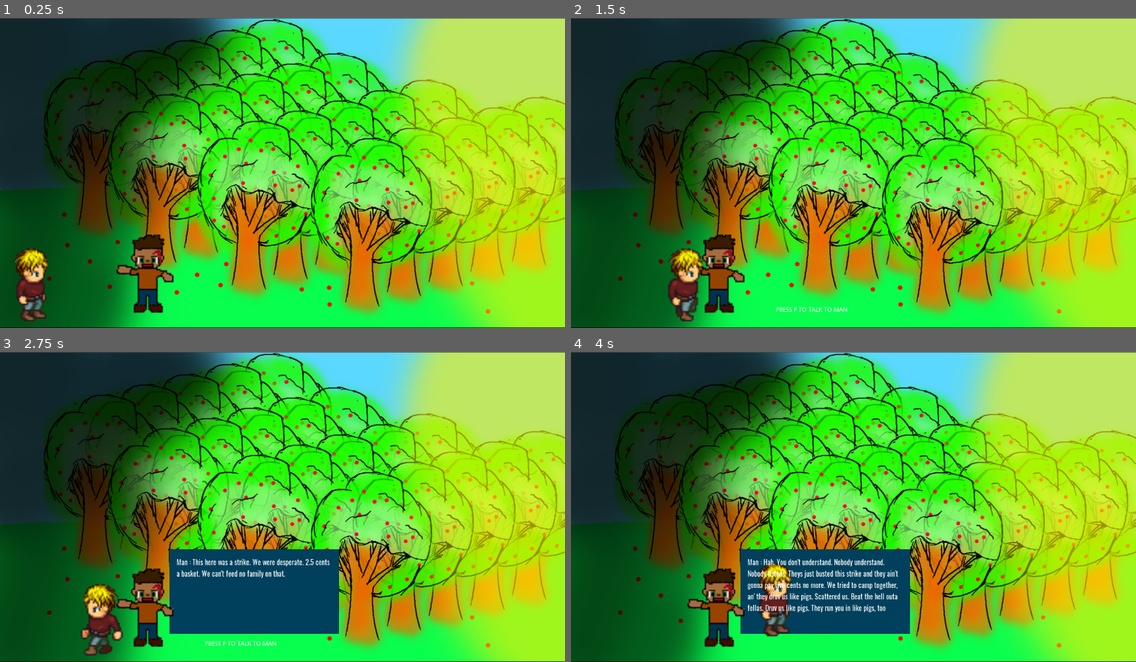
Above: before the commit, frames 1-4 (two rows, left to right).
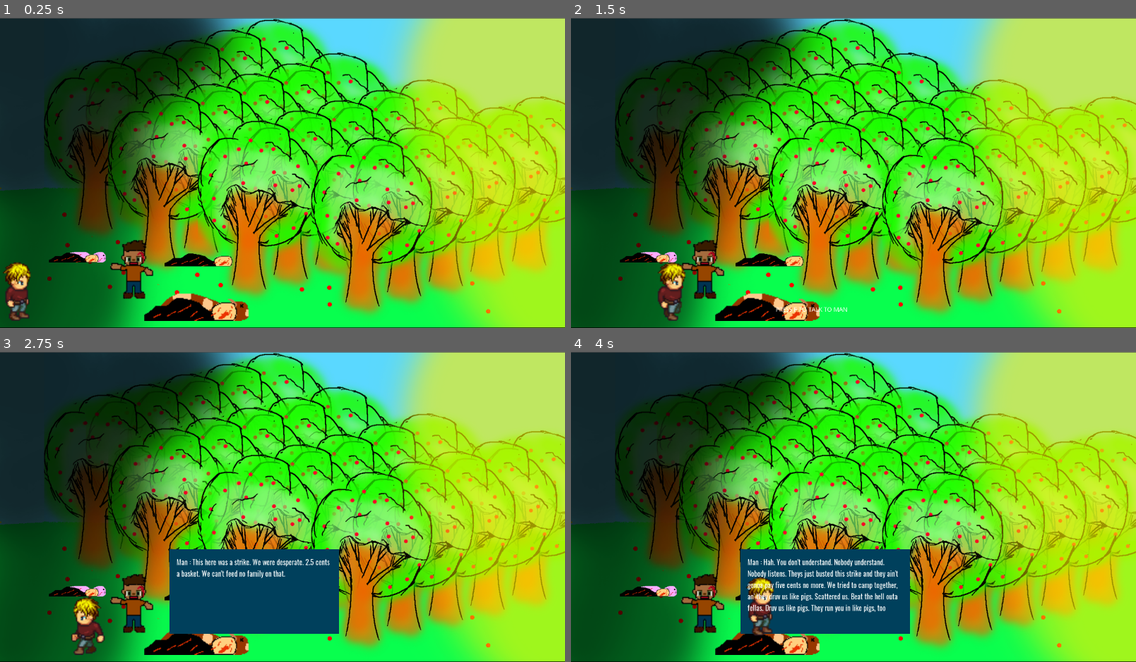
Above: after the commit, the same moments.

Repository: tonyjiang02/WhatHappenedHereBad
Game: Godot game, scene res://OrchardScene.tscn
The game is run twice, just before and just after one commit, with the same random seed, the same clock (stepped at 60 frames per second) and the same inputs. The project has no main scene, so this scene is started directly.
Inputs:
- Up to frame 1 (0.25 s): no input
- Up to frame 2 (1.5 s): tap Enter at 0.5 s; hold F 0.53-1.28 s; hold Right (ui_right) from 0.53 s (still down); tap Up (ui_up) at 0.77 s; tap F at 1.35 s
- Up to frame 3 (2.75 s): tap Up (ui_up) at 1.52 s; tap F at 2, 2.3 s; release Right (ui_right) at 2.03 s; hold Left (ui_left) from 2.03 s (still down); hold C from 2.03 s (still down)
- Up to frame 4 (4 s): tap F at 2.75, 2.85, 3.5 s; release Left (ui_left) at 2.78 s; release C at 2.78 s; hold Right (ui_right) from 2.78 s (still down); tap Up (ui_up) at 3.02, 3.77 s; hold F from 3.53 s (still down)

The runs differ from the first frame. In frame 1, 6.5% of the frame differs, in the area x 0-87%, y 0-98%; in frame 2, 6.3%; in frame 3, 5.7%; in frame 4, 5.7%.

Commit message:
stuff

Diff:
--- a/DustBowlScene.gd
+++ b/DustBowlScene.gd
@@ -24,6 +24,8 @@
 func _process(delta):
 	_get_Message()
 	global.pos1 = $Player.position
+	if $Player.position.distance_to($Position2D.position)<50:
+		get_tree().change_scene("res://OrchardScene.tscn")
 func _input(e):
 	if acceptInput:
 		if Input.is_key_pressed(KEY_F):
--- a/DustBowlScene.tscn
+++ b/DustBowlScene.tscn
@@ -12,7 +12,6 @@
 font_data = ExtResource( 7 )
 
 [node name="MainScene" type="Node2D"]
-position = Vector2( 2, 0 )
 script = ExtResource( 1 )
 
 [node name="background" type="Sprite" parent="."]
@@ -27,10 +26,11 @@
 [node name="TileMap" type="TileMap" parent="."]
 tile_set = ExtResource( 3 )
 format = 1
-tile_data = PoolIntArray( 720894, 1, 0, 720895, 1, 0, 655360, 0, 0 …(296 unchanged characters)…
+tile_data = PoolIntArray( 20, 12, 0, 65556, 12, 0, 131092, 12, 0, 196628, 12, 0, 262164, 12, 0, 327700, 12, 0, 393236, 12, 0, 458772, 12, 0, 524308, 12, 0, 589844, 12, 0, 720894, 1, 0, 720895, 1, 0, 655360, 0, 0 …(296 unchanged characters)…
 
 [node name="DustBowlHouse" parent="." instance=ExtResource( 4 )]
-position = Vector2( 744.656, 565.38 )
+position = Vector2( 734.921, 548.831 )
+scale = Vector2( 1.3, 1.3 )
 
 [node name="Player" parent="." instance=ExtResource( 5 )]
 position = Vector2( 118.742, 580.764 )
@@ -52,6 +52,9 @@
 margin_bottom = 344.0
 custom_fonts/normal_font = SubResource( 1 )
 
+[node name="Position2D" type="Position2D" parent="."]
+position = Vector2( 1292.65, 574.655 )
+
 [node name="Timer" type="Timer" parent="."]
 wait_time = 0.3
 one_shot = true
--- /dev/null
+++ b/FireScene.gd
@@ -0,0 +1,14 @@
+extends Node2D
+
+# Declare member variables here. Examples:
+# var a = 2
+# var b = "text"
+
+# Called when the node enters the scene tree for the first time.
+func _ready():
+	pass # Replace with function body.
+func process(delta):
+
+# Called every frame. 'delta' is the elapsed time since the previous frame.
+#func _process(delta):
+#	pass
--- /dev/null
+++ b/FireScene.tscn
@@ -0,0 +1,26 @@
+[gd_scene load_steps=5 format=2]
+
+[ext_resource path="res://FireScene.gd" type="Script" id=1]
+[ext_resource path="res://GroundTileset.tres" type="TileSet" id=2]
+[ext_resource path="res://sprites/other sprites/firescene.png" type="Texture" id=3]
+[ext_resource path="res://Player.tscn" type="PackedScene" id=4]
+
+[node name="Node2D" type="Node2D"]
+position = Vector2( -18.5039, 37.9844 )
+script = ExtResource( 1 )
+
+[node name="TileMap" type="TileMap" parent="."]
+position = Vector2( 0, -1.52588e-005 )
+tile_set = ExtResource( 2 )
+format = 1
+tile_data = PoolIntArray( 655360, 12, 0, 655361, 12, 0, 655362, 12, 0, 655363, 12, 0, 655364, 12, 0, 655365, 12, 0, 655366, 12, 0, 655367, 12, 0, 655368, 12, 0, 655369, 12, 0, 655370, 12, 0, 655371, 12, 0, 655372, 12, 0, 655373, 12, 0, 655374, 12, 0, 655375, 12, 0, 655376, 12, 0, 655377, 12, 0, 655378, 12, 0, 655379, 12, 0, 655380, 12, 0 )
+
+[node name="firescene" type="Sprite" parent="."]
+position = Vector2( 656, 320 )
+texture = ExtResource( 3 )
+
+[node name="Position2D" type="Position2D" parent="."]
+position = Vector2( 1309.2, 547.74 )
+
+[node name="Player" parent="." instance=ExtResource( 4 )]
+position = Vector2( 69.8457, 564.037 )
--- a/InsideMuleyGravesHouse.tscn
+++ b/InsideMuleyGravesHouse.tscn
@@ -1,9 +1,10 @@
-[gd_scene load_steps=5 format=2]
+[gd_scene load_steps=6 format=2]
 
 [ext_resource path="res://InsideMuleyGravesHouse.gd" type="Script" id=1]
 [ext_resource path="res://GroundTileset.tres" type="TileSet" id=2]
-[ext_resource path="res://sprites/other sprites/muley graves artwork.png" type="Texture" id=3]
-[ext_resource path="res://Player.tscn" type="PackedScene" id=4]
+[ext_resource path="res://sprites/other sprites/chair.png" type="Texture" id=3]
+[ext_resource path="res://sprites/other sprites/muley graves artwork.png" type="Texture" id=4]
+[ext_resource path="res://Player.tscn" type="PackedScene" id=5]
 
 [node name="Node2D" type="Node2D"]
 script = ExtResource( 1 )
@@ -13,9 +14,14 @@
 format = 1
 tile_data = PoolIntArray( 0, 8, 0, 1, 8, 0, 2, 8, 0, 3, 8, 0, 4, 8, 0, 5, 8, 0, 6, 8, 0, 7, 8, 0, 8, 8, 0, 9, 8, 0, 10, …(2963 unchanged characters)…
 
+[node name="chair" type="Sprite" parent="."]
+position = Vector2( 931.041, 441.42 )
+scale = Vector2( 2.22687, 2.22687 )
+texture = ExtResource( 3 )
+
 [node name="muley graves artwork" type="Sprite" parent="."]
-position = Vector2( 605.333, 318.529 )
-texture = ExtResource( 3 )
+position = Vector2( 610.292, 314.396 )
+texture = ExtResource( 4 )
 
 [node name="Label" type="Label" parent="."]
 margin_left = 510.0
--- a/InsideOrchard.gd
+++ b/InsideOrchard.gd
@@ -24,6 +24,9 @@
 func _process(delta):
 	_get_Message()
 	global.pos1 = $Player.position
+	if $Player.position.distance_to($Position2D.position) < 50:
+		print("closeto")
+		get_tree().change_scene("res://OrchardScene.tscn")
 func _input(e):
 	if acceptInput:
 		if Input.is_key_pressed(KEY_F):
--- a/InsideOrchard.tscn
+++ b/InsideOrchard.tscn
@@ -50,4 +50,7 @@
 margin_right = 894.836
 margin_bottom = 464.408
 custom_fonts/normal_font = SubResource( 1 )
+
+[node name="Position2D" type="Position2D" parent="."]
+position = Vector2( 1271.68, 527.865 )
 [connection signal="timeout" from="Timer" to="." method="_on_Timer_timeout"]
--- a/OrchardScene.gd
+++ b/OrchardScene.gd
@@ -64,7 +64,7 @@
 			if nextToProtester:
 				_display_next_dialogue()
 			elif nextToEntrance:
-				pass
+				get_tree().change_scene("res://InsideOrchard.tscn")
 		if $Timer.is_stopped():
 			$Timer.start()
 			acceptInput = false
--- a/OrchardScene.tscn
+++ b/OrchardScene.tscn
@@ -1,11 +1,14 @@
-[gd_scene load_steps=7 format=2]
+[gd_scene load_steps=10 format=2]
 
 [ext_resource path="res://OrchardScene.gd" type="Script" id=1]
 [ext_resource path="res://GroundTileset.tres" type="TileSet" id=2]
 [ext_resource path="res://sprites/other sprites/orchard background.png" type="Texture" id=3]
-[ext_resource path="res://sprites/other sprites/protestor1.png" type="Texture" id=4]
-[ext_resource path="res://Player.tscn" type="PackedScene" id=5]
-[ext_resource path="res://TextFont2.tres" type="DynamicFont" id=6]
+[ext_resource path="res://sprites/other sprites/man cow.png" type="Texture" id=4]
+[ext_resource path="res://sprites/other sprites/man pig.png" type="Texture" id=5]
+[ext_resource path="res://sprites/other sprites/dead body.png" type="Texture" id=6]
+[ext_resource path="res://sprites/other sprites/protestor1.png" type="Texture" id=7]
+[ext_resource path="res://Player.tscn" type="PackedScene" id=8]
+[ext_resource path="res://TextFont2.tres" type="DynamicFont" id=9]
 
 [node name="Node2D" type="Node2D"]
 script = ExtResource( 1 )
@@ -17,23 +20,39 @@
 tile_data = PoolIntArray( 393205, 12, 0, 393206, 12, 0, 393207, 12, 0, 393208, 12, 0, 393209, 12, 0, 393210, 12, 0, 393 …(237 unchanged characters)…
 
 [node name="orchard background" type="Sprite" parent="."]
-position = Vector2( 639.701, 352 )
+position = Vector2( 640, 352 )
 scale = Vector2( 1, 0.975551 )
 texture = ExtResource( 3 )
 
+[node name="man cow" type="Sprite" parent="."]
+position = Vector2( 448, 624 )
+scale = Vector2( 1.88725, 1.9871 )
+texture = ExtResource( 4 )
+
+[node name="man pig" type="Sprite" parent="."]
+position = Vector2( 176, 528 )
+scale = Vector2( 1.00781, 0.851563 )
+texture = ExtResource( 5 )
+
+[node name="dead body" type="Sprite" parent="."]
+position = Vector2( 464, 528 )
+scale = Vector2( 1.38177, 1.13653 )
+texture = ExtResource( 6 )
+
 [node name="Textbox Texture" type="TileMap" parent="."]
+visible = false
 tile_set = ExtResource( 2 )
 format = 1
 tile_data = PoolIntArray( 458758, 13, 0, 458759, 13, 0, 458760, 13, 0, 458761, 13, 0, 458762, 13, 0, 458763, 13, 0, 524294, 13, 0, 524295, 13, 0, 524296, 13, 0, 524297, 13, 0, 524298, 13, 0, 524299, 13, 0, 589830, 13, 0, 589831, 13, 0, 589832, 13, 0, 589833, 13, 0, 589834, 13, 0, 589835, 13, 0 )
 
 [node name="Sprite" type="Sprite" parent="."]
-position = Vector2( 336, 584.986 )
-scale = Vector2( 3, 3 )
-texture = ExtResource( 4 )
+position = Vector2( 304, 574.349 )
+scale = Vector2( 2.25, 2.25 )
+texture = ExtResource( 7 )
 
-[node name="Player" parent="." instance=ExtResource( 5 )]
-position = Vector2( 77.5719, 574.349 )
-scale = Vector2( 1.5, 1.5 )
+[node name="Player" parent="." instance=ExtResource( 8 )]
+position = Vector2( 44.6848, 600.509 )
+scale = Vector2( 1.2, 1.2 )
 
 [node name="Position2D" type="Position2D" parent="."]
 position = Vector2( 720, 592 )
Not shown: 7 places in GroundTileset.tres that only renumber resources
Not shown: 1 places in InsideMuleyGravesHouse.tscn that only renumber resources
Not shown: 1 places in OrchardScene.tscn that only renumber resources
Binary file added: sprites/other sprites/chair.png
Not shown, added: sprites/other sprites/chair.png.import
Binary file changed: sprites/other sprites/dead body.png
Binary file changed: sprites/other sprites/dust bowl house.png
Binary file added: sprites/other sprites/firescene.png
Not shown, added: sprites/other sprites/firescene.png.import
Binary file added: sprites/other sprites/man cow.png
Not shown, added: sprites/other sprites/man cow.png.import
Binary file added: sprites/other sprites/man pig.png
(and 4 more such lines)
